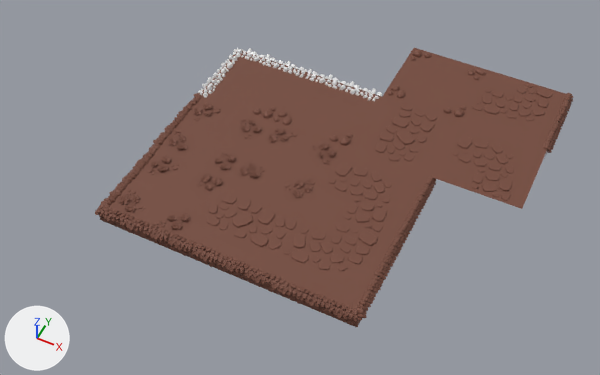
The FBX model Assets/_Lost in Tales/Prefabs/Fase2/Ground Tiles/Ground_Tiles.fbx: old version first, new version second.
Both versions are drawn from a 50 mm camera at (8.9, -8.25, 13.38) aimed at (3.33, 2.88, -0.54). Arrows for +X, +Y and +Z are at lower left; the lights stay in place. Where no turn or scale is listed for an object, it has been applied to the vertices.

Objects in the first picture: 'grass_tile_center', 'grass_tile_corner', 'grass_tile_side', 'ground_tile_center', 'ground_tile_corner', 'ground_tile_side', 'road_tile_center_straight', 'road_tile_center_turn', 'road_tile_corner_straight', 'road_tile_side_straight', 'road_tile_side_turn_left', 'road_tile_side_turn_right'.
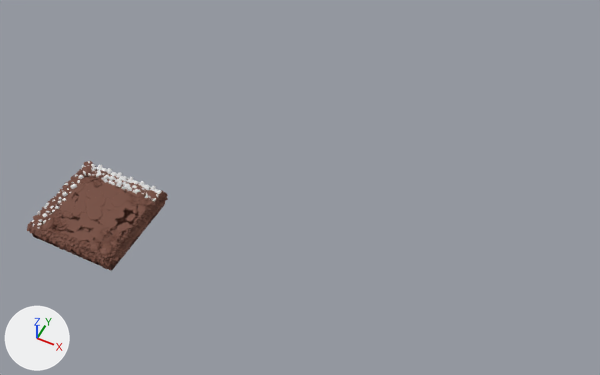
Location of each change, [x1, y1, x2, y2] in pixels of the pictures (600 x 375 px):
'road_tile_corner_straight', moved
    before: [262, 209, 402, 327]
    after: [30, 165, 167, 270]
'road_tile_side_straight', moved
    before: [177, 178, 309, 289]
    after: [27, 166, 151, 269]
'grass_tile_corner', moved
    before: [95, 148, 227, 253]
    after: [27, 162, 157, 271]
'road_tile_side_turn_right', moved
    before: [310, 149, 436, 247]
    after: [34, 175, 168, 265]
'road_tile_center_turn', moved
    before: [433, 121, 548, 209]
    after: [61, 181, 116, 248]
'grass_tile_center', moved
    before: [227, 121, 349, 209]
    after: [41, 170, 160, 254]
'grass_tile_side', moved
    before: [149, 93, 270, 177]
    after: [32, 161, 154, 249]
'road_tile_center_straight', moved
    before: [349, 95, 463, 176]
    after: [52, 169, 131, 241]
'road_tile_side_turn_left', moved
    before: [463, 71, 573, 156]
    after: [50, 180, 137, 224]
'ground_tile_side', moved
    before: [270, 69, 382, 148]
    after: [34, 161, 162, 256]
'ground_tile_corner', moved
    before: [198, 48, 307, 121]
    after: [31, 165, 160, 258]
'ground_tile_center', moved
    before: [384, 48, 490, 121]
    after: [37, 166, 156, 249]

Edits to the bpy script that builds the scene:
```text
Change ob_ground_tile_corner:
    ob_ground_tile_corner.location: (1.0, 5.0, 0.0) -> (0.0, 0.0, 0.0)
Change ob_grass_tile_center:
    ob_grass_tile_center.location: (3.0, 3.0, 0.0) -> (0.0, 0.0, 0.0)
Change ob_road_tile_side_straight:
    ob_road_tile_side_straight.location: (3.0, 1.0, 0.0) -> (0.0, 0.0, 0.0)
Change ob_road_tile_corner_straight:
    ob_road_tile_corner_straight.location: (5.0, 1.0, 0.0) -> (0.0, 0.0, 0.0)
Change ob_grass_tile_corner:
    ob_grass_tile_corner.location: (1.0, 1.0, 0.0) -> (0.0, 0.0, 0.0)
Change ob_road_tile_side_turn_right:
    ob_road_tile_side_turn_right.location: (5.0, 3.0, 0.0) -> (0.0, 0.0, 0.0)
Change ob_road_tile_center_straight:
    ob_road_tile_center_straight.location: (5.0, 5.0, 0.0) -> (0.0, 0.0, 0.0)
Change ob_ground_tile_side:
    ob_ground_tile_side.location: (3.0, 5.0, 0.0) -> (0.0, 0.0, 0.0)
Change ob_road_tile_side_turn_left:
    ob_road_tile_side_turn_left.location: (7.0, 7.0, 0.0) -> (0.0, 0.0, 0.0)
Change ob_ground_tile_center:
    ob_ground_tile_center.location: (5.0, 7.0, 0.0) -> (0.0, 0.0, 0.0)
Change ob_grass_tile_side:
    ob_grass_tile_side.location: (1.0, 3.0, 0.0) -> (0.0, 0.0, 0.0)
Change ob_road_tile_center_turn:
    ob_road_tile_center_turn.location: (7.0, 5.0, 0.0) -> (0.0, 0.0, 0.0)
```
